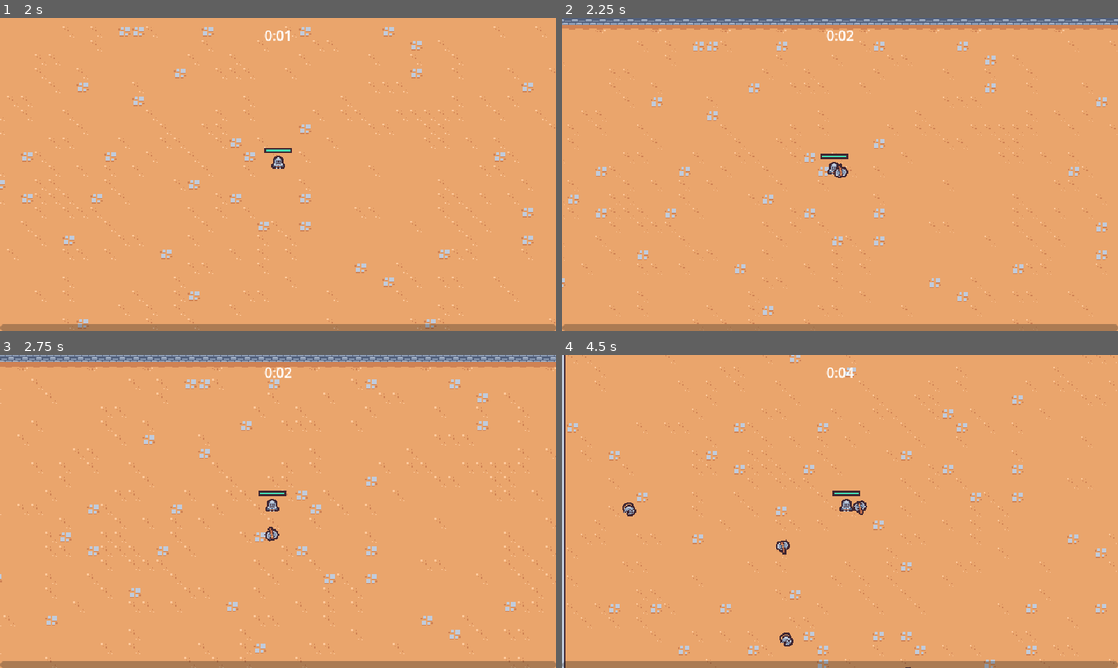
Above: before the commit, frames 1-4 (two rows, left to right).
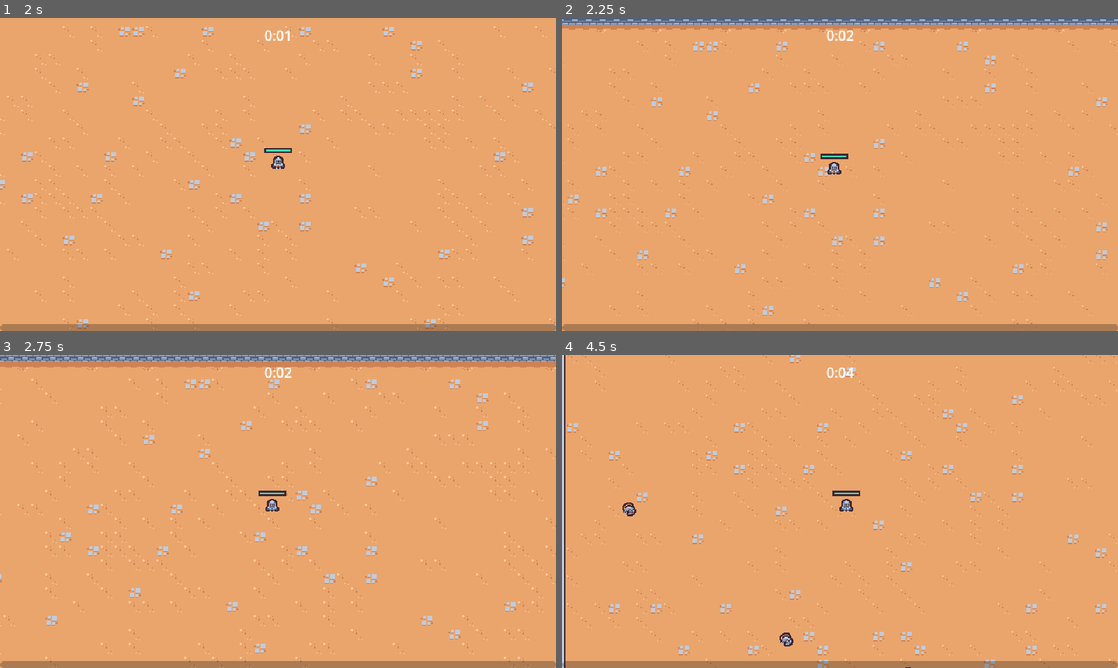
Above: after the commit, the same moments.

Repository: mc-carthy/gdSurvivors
Game: Godot game, scene res://scenes/main/main.tscn
The game is run twice, just before and just after one commit, with the same random seed, the same clock (stepped at 60 frames per second) and the same inputs.
Inputs (mouse positions are in pixels of both pictures, inside the frame that each line leads up to):
- Up to frame 1 (2 s): move the mouse to (250, 237) at 0.52 s; press the mouse at (250, 237) at 0.53 s; hold W (move_up) from 0.53 s (still down); move the mouse to (444, 221) at 1.27 s; release the mouse at (444, 221) at 1.28 s; click (444, 221) at 1.35 s
- Up to frame 2 (2.25 s): move the mouse to (673, 127) at 2.02 s; release W (move_up) at 2.03 s; press the mouse at (673, 127) at 2.03 s; hold A (move_left) from 2.03 s (still down)
- Up to frame 3 (2.75 s): keep holding A (move_left)
- Up to frame 4 (4.5 s): move the mouse to (867, 511) at 2.77 s; release the mouse at (867, 511) at 2.78 s; click (867, 511) at 2.85 s; move the mouse to (756, 433) at 3.52 s; release A (move_left) at 3.53 s; press the mouse at (756, 433) at 3.53 s; hold S (move_down) 3.53-4.28 s; move the mouse to (962, 495) at 4.27 s; release the mouse at (962, 495) at 4.28 s; hold D (move_right) from 4.28 s (still down); click (962, 495) at 4.35 s

Frame 1 is identical in both runs. In frame 2, less than 0.1% of the frame differs, in the area x 48-52%, y 46-52%; in frame 3, less than 0.1%; in frame 4, 0.2%, in the area x 38-55%, y 46-64%.

Commit message:
Add ability acquisition logic

Diff:
--- /dev/null
+++ b/resources/upgrades/ability.gd
@@ -0,0 +1,4 @@
+extends AbilityUpgrade
+class_name Ability
+
+@export var ability_controller_scene: PackedScene
--- /dev/null
+++ b/resources/upgrades/axe.tres
@@ -0,0 +1,11 @@
+[gd_resource type="Resource" load_steps=3 format=3 uid="uid://dgis0brw37ppj"]
+
+[ext_resource type="PackedScene" uid="uid://dcvmepovhvjr" path="res://scenes/ability/axe_ability_controller/axe_ability_controller.tscn" id="1_bs1rc"]
+[ext_resource type="Script" path="res://resources/upgrades/ability.gd" id="2_3vq14"]
+
+[resource]
+script = ExtResource("2_3vq14")
+ability_controller_scene = ExtResource("1_bs1rc")
+id = "axe"
+name = "Axe"
+description = "Periodically sends out a spinning axe"
--- a/scenes/game_object/player/player.gd
+++ b/scenes/game_object/player/player.gd
@@ -6,6 +6,7 @@
 @onready var damage_interval_timer = $DamageIntervalTimer
 @onready var health_component: HealthComponent = $HealthComponent
 @onready var health_bar: ProgressBar = $HealthBar
+@onready var abilities = $Abilities
 
 var number_colliding_bodies = 0
 
@@ -15,6 +16,7 @@
 	$CollisionArea2D.body_exited.connect(on_body_exited)
 	damage_interval_timer.timeout.connect(on_damage_interval_timer_timeout)
 	health_component.health_changed.connect(on_health_changed)
+	GameEvents.ability_upgrade_added.connect(on_ability_upgrade_added)
 	update_health_display()
 
 
@@ -61,3 +63,10 @@
 
 func on_health_changed() -> void:
 	update_health_display()
+
+
+func on_ability_upgrade_added(ability_upgrade: AbilityUpgrade, current_upgrades: Dictionary) -> void:
+	if !ability_upgrade is Ability: return
+
+	var ability = ability_upgrade as Ability
+	$Abilities.add_child(ability.ability_controller_scene.instantiate())
--- a/scenes/game_object/player/player.tscn
+++ b/scenes/game_object/player/player.tscn
@@ -1,10 +1,9 @@
-[gd_scene load_steps=11 format=3 uid="uid://4lskaid70me0"]
+[gd_scene load_steps=10 format=3 uid="uid://4lskaid70me0"]
 
 [ext_resource type="Texture2D" uid="uid://ctwukb4egd12j" path="res://scenes/game_object/player/player.png" id="1_0b0b6"]
 [ext_resource type="Script" path="res://scenes/game_object/player/player.gd" id="1_ylaoy"]
 [ext_resource type="PackedScene" uid="uid://dbviv13m3a73s" path="res://scenes/ability/sword_ability_controller/sword_ability_controller.tscn" id="2_k7bcb"]
 [ext_resource type="PackedScene" uid="uid://cgc08ngtydcru" path="res://scenes/component/health_component.tscn" id="2_xalsg"]
-[ext_resource type="PackedScene" uid="uid://dcvmepovhvjr" path="res://scenes/ability/axe_ability_controller/axe_ability_controller.tscn" id="4_nk23o"]
 
 [sub_resource type="StyleBoxFlat" id="StyleBoxFlat_jnq53"]
 bg_color = Color(0.247059, 0.14902, 0.192157, 1)
@@ -33,11 +32,9 @@
 
 [node name="HealthComponent" parent="." instance=ExtResource("2_xalsg")]
 
-[node name="AbilityManager" type="Node" parent="."]
+[node name="Abilities" type="Node" parent="."]
 
-[node name="SwordAbilityController" parent="AbilityManager" instance=ExtResource("2_k7bcb")]
-
-[node name="AxeAbilityController" parent="AbilityManager" instance=ExtResource("4_nk23o")]
+[node name="SwordAbilityController" parent="Abilities" instance=ExtResource("2_k7bcb")]
 
 [node name="DamageIntervalTimer" type="Timer" parent="."]
 wait_time = 0.5
--- a/scenes/manager/upgrade_manager.gd
+++ b/scenes/manager/upgrade_manager.gd
@@ -1,4 +1,6 @@
 extends Node
+
+const NUM_UPGRADES_OFFERED = 2
 
 @export var upgrade_pool: Array[AbilityUpgrade]
 @export var experience_manager: Node
@@ -9,15 +11,6 @@
 func _ready() -> void:
 	experience_manager.level_up.connect(on_level_up)
 
-
-func on_level_up(_level: int) -> void:
-	var chosen_upgrade = upgrade_pool.pick_random() as AbilityUpgrade
-	if chosen_upgrade == null: return
-
-	var upgrade_screen_instance = upgrade_screen_scene.instantiate()
-	add_child(upgrade_screen_instance)
-	upgrade_screen_instance.set_ability_upgrades([chosen_upgrade] as Array[AbilityUpgrade])
-	upgrade_screen_instance.upgrade_selected.connect(on_upgrade_selected)
 
 func apply_upgrade(upgrade: AbilityUpgrade) -> void:
 	var has_upgrade = current_upgrades.has(upgrade.id)
@@ -30,6 +23,24 @@
 		current_upgrades[upgrade.id]['quantity'] += 1
 	GameEvents.emit_ability_upgrade_added(upgrade, current_upgrades)
 
+func pick_upgrades() -> Array[AbilityUpgrade]:
+	var chosen_upgrades: Array[AbilityUpgrade] = []
+	var filtered_upgrades = upgrade_pool.duplicate()
+	for i in NUM_UPGRADES_OFFERED:
+		var chosen_upgrade = filtered_upgrades.pick_random() as AbilityUpgrade
+		chosen_upgrades.append(chosen_upgrade)
+		filtered_upgrades = filtered_upgrades.filter(func (upgrade): return upgrade.id != chosen_upgrade.id)
+
+	return chosen_upgrades
+
+
+func on_level_up(_level: int) -> void:
+	var upgrade_screen_instance = upgrade_screen_scene.instantiate()
+	add_child(upgrade_screen_instance)
+	var chosen_upgrades = pick_upgrades()
+	upgrade_screen_instance.set_ability_upgrades(chosen_upgrades as Array[AbilityUpgrade])
+	upgrade_screen_instance.upgrade_selected.connect(on_upgrade_selected)
+
 
 func on_upgrade_selected(upgrade: AbilityUpgrade) -> void:
 	apply_upgrade(upgrade)
--- a/scenes/manager/upgrade_manager.tscn
+++ b/scenes/manager/upgrade_manager.tscn
@@ -1,10 +1,11 @@
-[gd_scene load_steps=4 format=3 uid="uid://dvtumnctmoms6"]
+[gd_scene load_steps=5 format=3 uid="uid://dvtumnctmoms6"]
 
 [ext_resource type="Script" path="res://scenes/manager/upgrade_manager.gd" id="1_xnu8g"]
 [ext_resource type="Resource" uid="uid://cswbov5qq3mqm" path="res://resources/upgrades/sword_rate.tres" id="2_hylql"]
 [ext_resource type="PackedScene" uid="uid://dmppl87l3b4h1" path="res://scenes/ui/upgrade_screen.tscn" id="3_2ji4t"]
+[ext_resource type="Resource" uid="uid://dgis0brw37ppj" path="res://resources/upgrades/axe.tres" id="3_pcfcb"]
 
 [node name="UpgradeManager" type="Node"]
 script = ExtResource("1_xnu8g")
-upgrade_pool = Array[Resource("res://resources/upgrades/ability_upgrade.gd")]([ExtResource("2_hylql")])
+upgrade_pool = Array[Resource("res://resources/upgrades/ability_upgrade.gd")]([ExtResource("2_hylql"), ExtResource("3_pcfcb")])
 upgrade_screen_scene = ExtResource("3_2ji4t")
